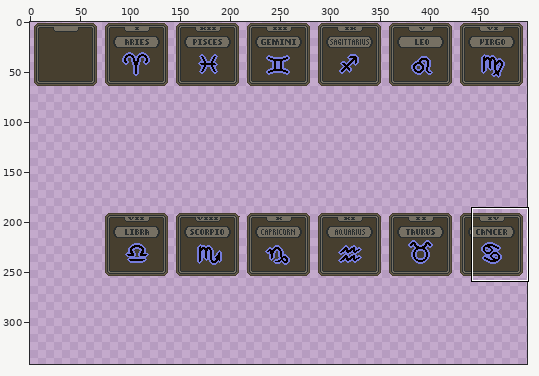
Edited in one commit: sprite sheet (assets/1x/astrological.png). Above, an overview of the earlier version with the close-up marked.
Close-up. Earlier state:
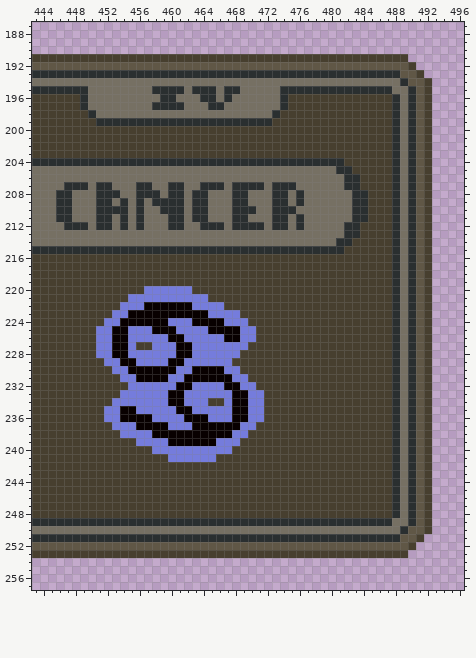
The file is 497x190 pixels. Shown: x 443..496, y 187..257. The old version is drawn lined up with the new one. The wide view leaves out empty margins. The commit also changed other parts of the picture, which this record leaves out.
Now the later version:
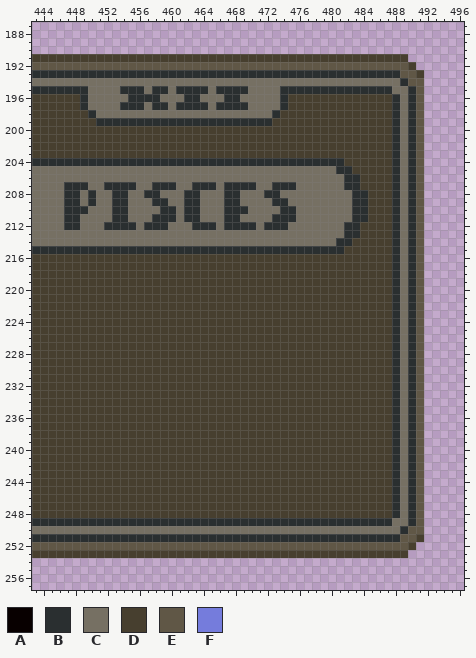
Palette (. is transparent): A #080000  B #2a2f30  C #767063  D #473f2f  E #605746  F #757cdc
The exact change:
canvas 497x190 -> 497x380; drawings rearranged on the sheet (the old picture shows each at its new place)
Colour B replaces colour C in row 195 at x 454 to 456, 462, 466 and 469; in row 196 at x 455 to 458, 462 to 463 and 468; in row 197 at x 454 to 456, 462 to 464 and 467 to 469; in row 207 at x 453 to 455, 458 to 459, 463 and 467; in row 208 at x 448, 450, 454, 462, 467 and 472; in row 209 at x 448, 450, 453, 462 and 467.
Colour B replaces colour C in row 210 at x 448 to 449, 462 and 467; in row 211 at x 448, 453, 458 to 459, 462, 467 and 475; in row 212 at x 453, 455, 457 to 459, 463, 467 and 472.
Colour C replaces colour B in row 195 at x 460 and 465; in row 196 at x 459 to 460 and 464 to 465; in row 197 at x 460 and 465; in row 207 at x 451, 456 to 457, 461, 466 and 471; in row 208 at x 446, 451 to 452, 456, 460 to 461, 464, 469, 474 and 476; in row 209 at x 446, 451 to 452, 456, 460 to 461, 464, 469 and 476.
Colour C replaces colour B in row 210 at x 446, 451 to 452, 456, 461, 464, 470 and 473; in row 211 at x 446, 451 to 452, 456, 461, 464, 469 and 476; in row 212 at x 449, 451, 456, 460 to 461, 466, 471 and 476.
Colour D replaces colour A in row 222 at x 457 to 462; in row 223 at x 455 to 464; in row 224 at x 454 to 459 and 463 to 466; in row 225 at x 453 to 454, 458 to 460 and 465 to 468; in row 226 at x 453 to 454, 460 to 461 and 467 to 468; in rows 227 to 228 at x 453 to 454 and 461 to 462.
Colour D replaces colour A in row 229 at x 454 to 455 and 460 to 461; in row 230 at x 455 to 460 and 463 to 466; in row 231 at x 456 to 459 and 462 to 467; in row 232 at x 461 to 462 and 467 to 468; in rows 233 to 234 at x 460 to 461 and 468 to 469; in row 235 at x 454 to 455, 461 to 462 and 468 to 469.
Colour D replaces colour A in row 236 at x 454 to 457, 462 to 464 and 468 to 469; in row 237 at x 456 to 459 and 463 to 468; in row 238 at x 458 to 467; in row 239 at x 460 to 465.
Colour D replaces colour F in row 220 at x 457 to 462; in row 221 at x 455 to 464; in row 222 at x 454 to 456 and 463 to 466; in row 223 at x 453 to 454 and 465 to 468; in row 224 at x 452 to 453, 460 to 462 and 467 to 469; in row 225 at x 451 to 452, 455 to 457, 461 to 464 and 469 to 470.
Colour D replaces colour F in row 226 at x 451 to 452, 455 to 459, 462 to 466 and 469 to 470; in row 227 at x 451 to 452, 455, 458 to 460 and 463 to 469; in row 228 at x 451 to 452, 455 to 460 and 463 to 468; in row 229 at x 452 to 453, 456 to 459 and 462 to 467; in row 230 at x 453 to 454, 461 to 462 and 467 to 468; in row 231 at x 454 to 455, 460 to 461 and 468 to 469.
Colour D replaces colour F in row 232 at x 455 to 460, 463 to 466 and 469 to 470; in row 233 at x 454 to 459, 462 to 467 and 470 to 471; in row 234 at x 453 to 459, 462 to 464, 467 and 470 to 471; in row 235 at x 452 to 453, 456 to 460, 463 to 467 and 470 to 471; in row 236 at x 452 to 453, 458 to 461, 465 to 467 and 470 to 471; in row 237 at x 453 to 455, 460 to 462 and 469 to 470.
Colour D replaces colour F in row 238 at x 454 to 457 and 468 to 469; in row 239 at x 456 to 459 and 466 to 468; in row 240 at x 458 to 467; in row 241 at x 460 to 465.
Colour D is gone in rows 194 to 250 at x 492.
Changed places in both close-ups, as pixel boxes (x1, y1, x2, y2):
erased: (424, 78, 432, 534)
changed: (120, 86, 248, 110)
changed: (56, 182, 304, 230)
changed: (96, 286, 264, 462)
